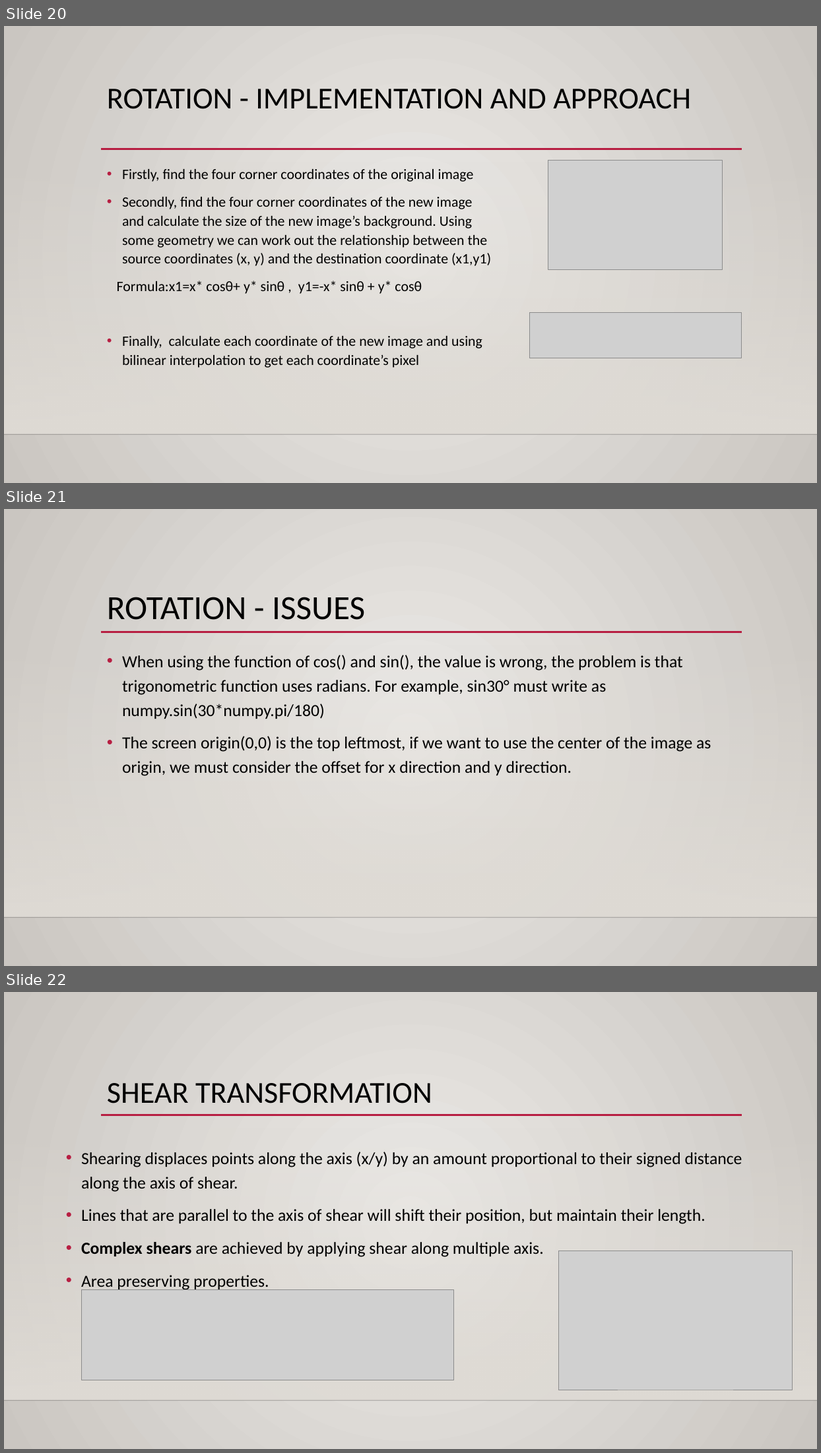
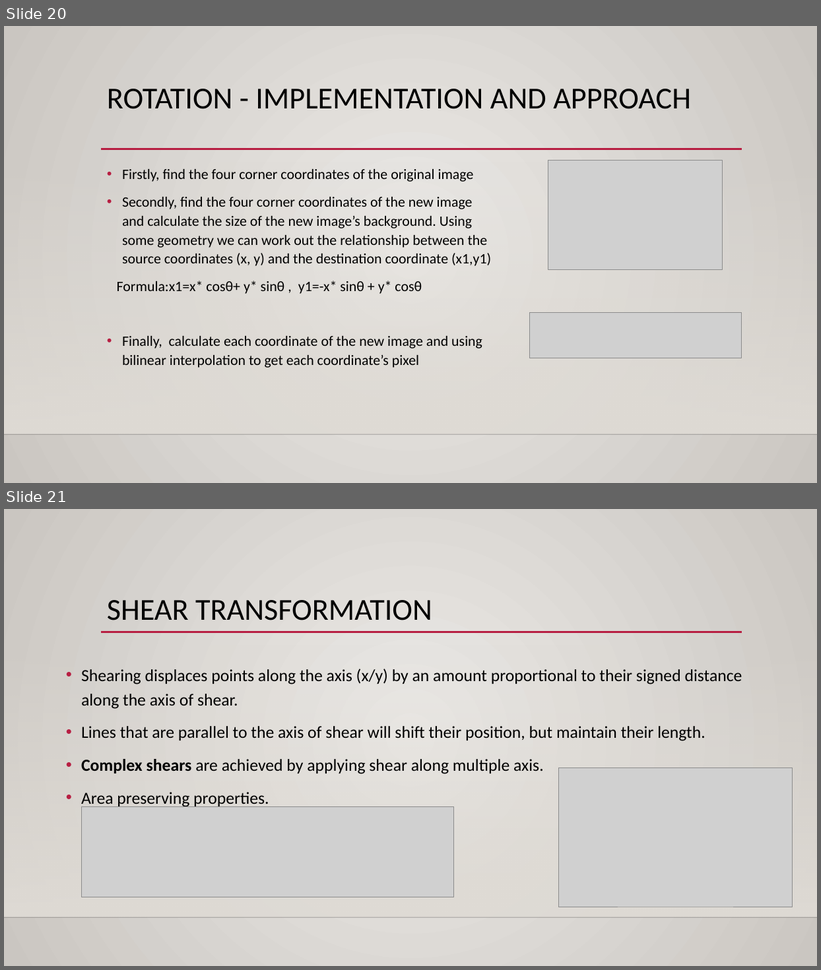
Before and after one commit to michaeltran/DIP-Image-Geometric-Transformation, a slide deck: DIP_Presentation.pptx. Shown one above the other, each under a label of ours: slides 20, 21 and 22 before the commit, slides 20 and 21 after it. The pictures are 821x1453 and 821x970 pixels, drawn with LibreOffice and Linux fonts; fonts in the diff are those of the drawing; grey boxes stand for pictures; background and template pictures are left out. Boxes give left, top, right and bottom in pixels: in the first picture for what was removed or moved away, otherwise in the second. Text is boxed around its words. In the diff, an @@ line names an element or a change of style, - is before the commit and + after.

```diff
--- a/DIP_Presentation.pptx
+++ b/DIP_Presentation.pptx
@@ slide 21 removed at (4,509,817,966), background gradient #ECEAE7 to #CAC7C1; not listed: 3 template elements that a slide beside it also shows @@
@@ title removed at (107,597,365,620) @@
-ROTATION - ISSUES
@@ text removed at (122,655,711,776) @@
-• When using the function of cos() and sin(), the value is wrong, the problem is that trigonometric function uses radians. For example, sin30° must write as numpy.sin(30*numpy.pi/180)
-• The screen origin(0,0) is the top leftmost, if we want to use the center of the image as origin, we must consider the offset for x direction and y direction.
@@ what was slide 22 is now slide 21 @@
```
